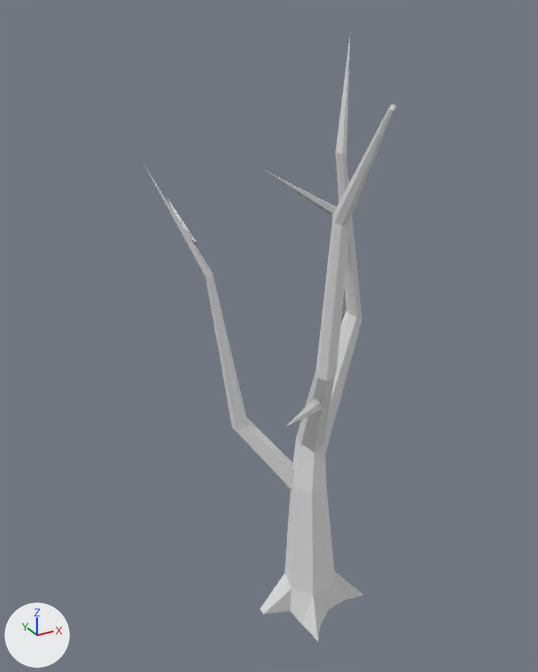
One commit to the glTF model public/models/tree-old.glb: the scene before it, then after it.
Camera for both pictures: a 50 mm camera at (-3.39, -5.27, 5.8) aimed at (-0.42, 0.14, 3.09). The lights are fixed; the arrows at lower left show +X, +Y and +Z. Where no turn or scale is listed for an object, it has been applied to the vertices.

Script lines for the objects in view, before the commit:
```python
me_tree_old = bpy.data.meshes.new('tree-old')
me_tree_old.from_pydata(...)  # 112 vertices, 187 faces; spans x -1.23..0.65, y -1.29..1.14, z -0.03..5.63
me_tree_old.materials.append(mat_lowpoly_colors)  # white #e7e7e7
ob_tree_old = bpy.data.objects.new('tree-old', me_tree_old)
ob_tree_old.location = (0.0, 0.0, 0.0)
```
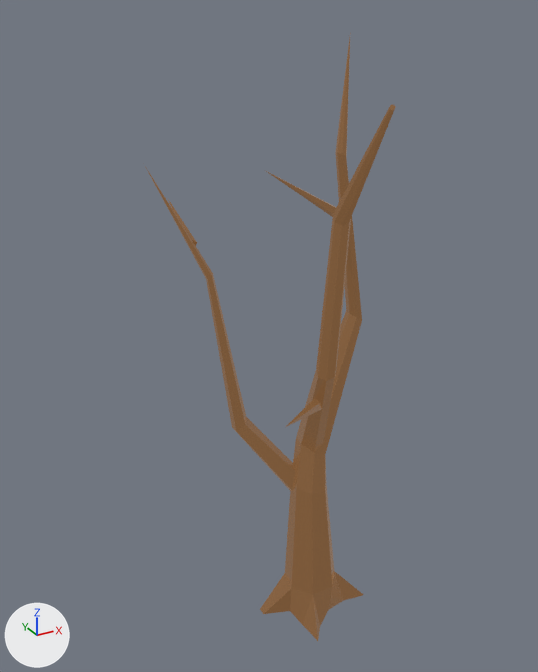
Pixel boxes [x1, y1, x2, y2] of what changed, in the pictures (538 x 672 px):
'tree-old', recoloured (grey to brown): [146, 38, 395, 641] in both

What changed in the scene script:
```text
Add img_base:
    img_base = load_image('base', '_unpacked/base', 1024, 1024, 'sRGB')
Add mat_lowpoly_colors_001:
    mat_lowpoly_colors_001 = bpy.data.materials.new('LOWPOLY-COLORS.001')
    # uses the picture img_base
Change me_tree_old:
    where me_tree_old.from_pydata(...)  # 112 vertices, 187 faces; spans x -1.23..0.65, y -1.29..1.14, z -0.03..5.63
    remove me_tree_old.materials.append(mat_lowpoly_colors)  # white #e7e7e7
    add me_tree_old.materials.append(mat_lowpoly_colors_001)
```
